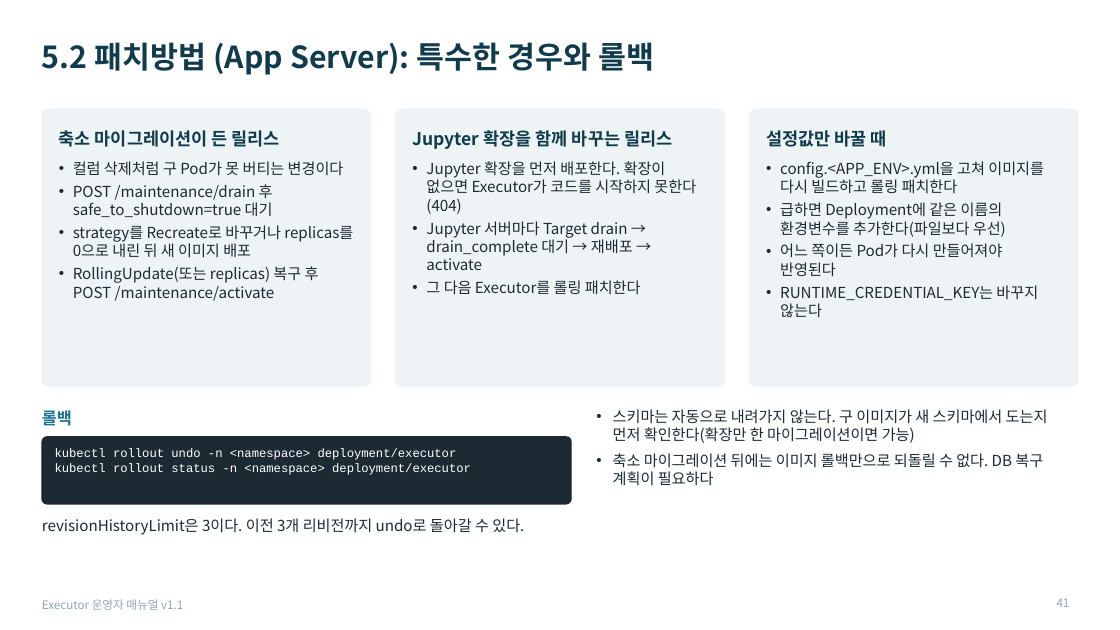
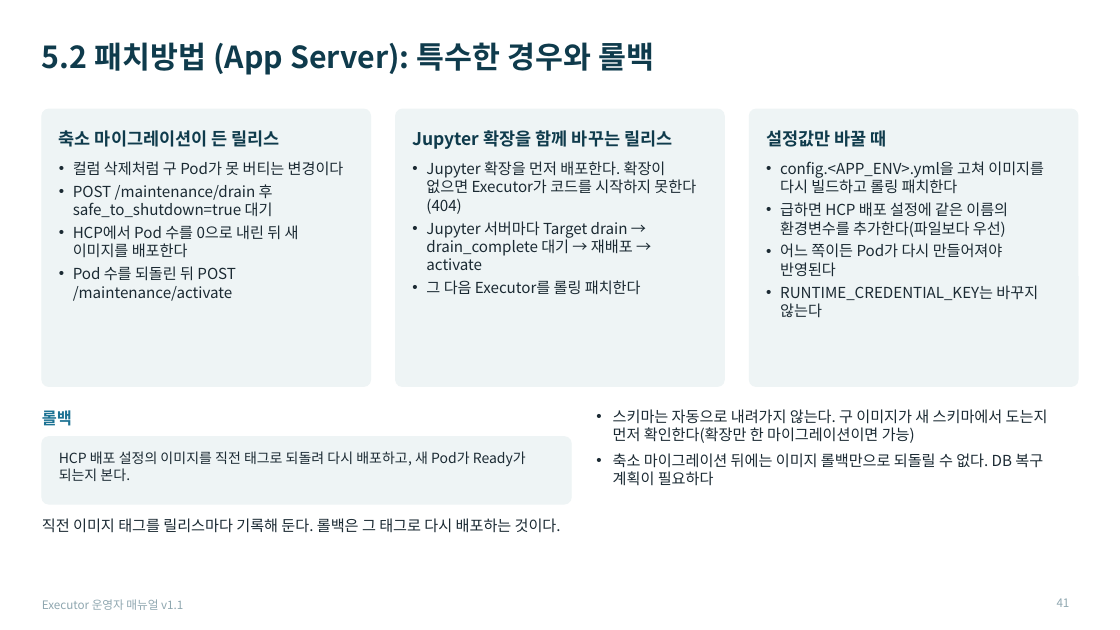
Before and after one commit to KimHwaJin/executor, a slide deck: slide 41 of docs/deliverables/08-운영자-매뉴얼.pptx. Drawn at 1120x630 pixels with LibreOffice and Linux fonts; fonts in the diff are those of the drawing. Boxes give left, top, right and bottom in pixels: in the first picture for what was removed or moved away, otherwise in the second. Text is boxed around its words. In the diff, an @@ line names an element or a change of style, - is before the commit and + after.

```diff
--- a/docs/deliverables/08-운영자-매뉴얼.pptx
+++ b/docs/deliverables/08-운영자-매뉴얼.pptx
@@ text at (780,202,1008,237): text changed @@
-• 급하면 Deployment에 같은 이름의 환경변수를 추가한다(파일보다 우선)
+• 급하면 HCP 배포 설정에 같은 이름의 환경변수를 추가한다(파일보다 우선)
@@ text at (73,225,299,301): text changed @@
-• strategy를 Recreate로 바꾸거나 replicas를 0으로 내린 뒤 새 이미지 배포
-• RollingUpdate(또는 replicas) 복구 후 POST /maintenance/activate
+• HCP에서 Pod 수를 0으로 내린 뒤 새 이미지를 배포한다
+• Pod 수를 되돌린 뒤 POST /maintenance/activate
@@ rounded rectangle at (42,437,571,504): fill #1B2A33 to #EEF4F5; outline #1B2A33 1 pt to #EEF4F5 1 pt; proportions changed @@
@@ text at (59,451,526,481): text changed; size 10.5 to 12 pt; font Courier New to Noto Sans CJK KR; text colour #FFFFFF to #1B2A33 @@
-kubectl rollout undo -n <namespace> deployment/executor
-kubectl rollout status -n <namespace> deployment/executor
+HCP 배포 설정의 이미지를 직전 태그로 되돌려 다시 배포하고, 새 Pod가 Ready가 되는지 본다.
@@ text at (42,518,561,533): text changed @@
-revisionHistoryLimit은 3이다. 이전 3개 리비전까지 undo로 돌아갈 수 있다.
+직전 이미지 태그를 릴리스마다 기록해 둔다. 롤백은 그 태그로 다시 배포하는 것이다.
```
Also in this commit, not shown: 11 other slides changed, 3 other files.
